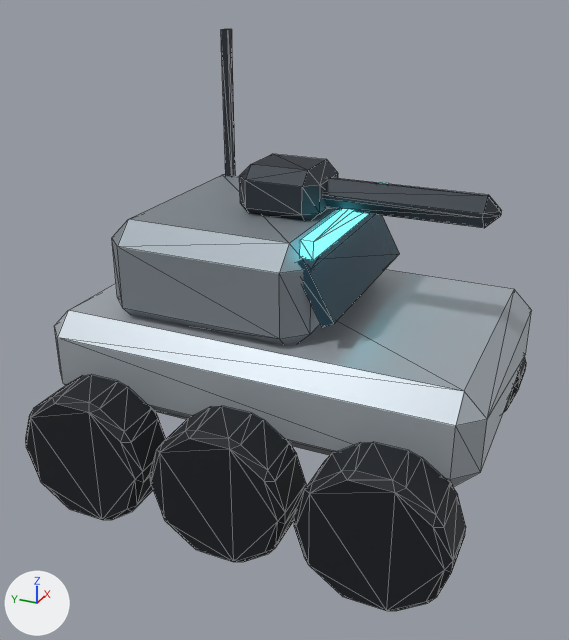
Two versions of the glTF model public/media/model/exo-rover.glb, one commit apart.
The view is the same before and after, from a 50 mm camera at (-3.31, -1.41, 2.47) aimed at (-0.12, 0.02, 0.88). The lights are fixed; the arrows at lower left show +X, +Y and +Z. The older version comes first. Mesh edges are drawn as thin lines. Where no turn or scale is listed for an object, it has been applied to the vertices. Vertices at exactly the same position are counted once.

Names of what the first picture shows: 'body', 'turret'.
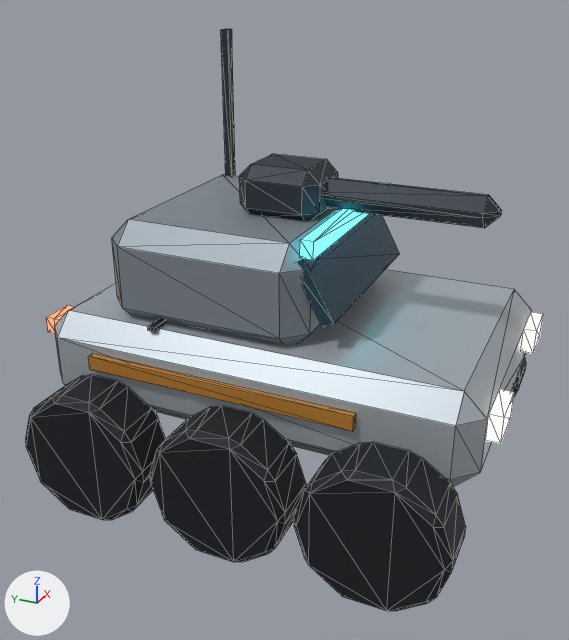
Where the change shows, as pixel boxes [x1, y1, x2, y2] in the pictures (569 x 640 px):
'body', reshaped
    before: [26, 29, 532, 611]
    after: [26, 29, 543, 611]
part 1 of me_body, added
    after: [148, 319, 167, 332]
part 2 of me_body, added
    after: [486, 389, 514, 444]
part 3 of me_body, added
    after: [521, 312, 543, 354]
part 4 of me_body, added
    after: [46, 306, 73, 333]
part 5 of me_body, added (orange)
    after: [88, 354, 356, 431]

The edits, one by one:
Material 'lamp' (mat_lamp) is new.
Its base color is (0.0, 0.0, 0.0) (black #000000).
Its roughness is 0.4.
Its emission color is (1.0, 0.88, 0.672) (beige #fff1d6).
Its emission strength is 3.2.
Material 'red' (mat_red) is new.
Its base color is (0.0, 0.0, 0.0) (black #000000).
Its roughness is 0.4.
Its emission color is (1.0, 0.144, 0.0742) (red #ff6a4d).
Its emission strength is 3.0.
Material 'accent' (mat_accent) is new.
Its base color is (0.584, 0.254, 0.0423) (orange #c98a3a).
Its metallic is 0.35.
me_body is used by ob_body; location (0.0, 0.0, 0.0).
me_body had 432 vertices, 820 faces and spanned x -0.92..0.92, y -1.05..1.05, z 0.04..2.15.
me_body now has 488 vertices, 904 faces and spans x -0.92..0.92, y -1.11..1.1, z 0.04..2.15.
me_body part 1: a new loose piece, a box spanning x -0.608..0.608, y 0.444..0.48, z 0.943..0.963, in mat_black (black #1c2026).
me_body part 2: a new loose piece, a box spanning x -0.542..-0.322, y -1.11..-1.05, z 0.728..0.848, in mat_lamp (black #000000, glowing beige #fff1d6).
me_body part 3: a new loose piece, a box spanning x 0.322..0.542, y -1.11..-1.05, z 0.728..0.848, in mat_lamp (black #000000, glowing beige #fff1d6).
me_body part 4: a new loose piece, a box spanning x -0.566..-0.406, y 1.05..1.1, z 0.797..0.877, in mat_red (black #000000, glowing red #ff6a4d).
me_body part 5: a new loose piece, a box spanning x -0.702..-0.672, y -0.546..0.756, z 0.73..0.8, in mat_accent (orange #c98a3a).
Other edits to the shape of me_body do not show in these pictures.
me_body gains material mat_lamp (black #000000, glowing beige #fff1d6).
me_body gains material mat_red (black #000000, glowing red #ff6a4d).
me_body gains material mat_accent (orange #c98a3a).
